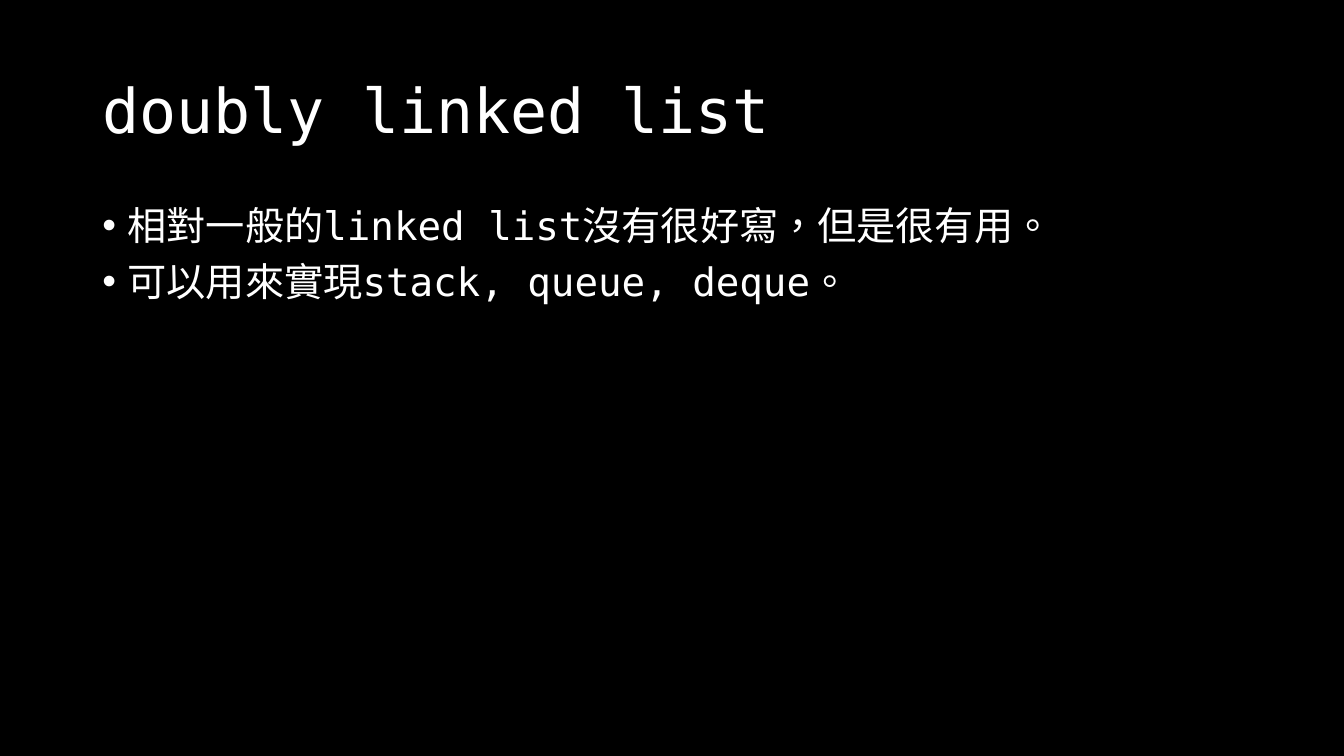
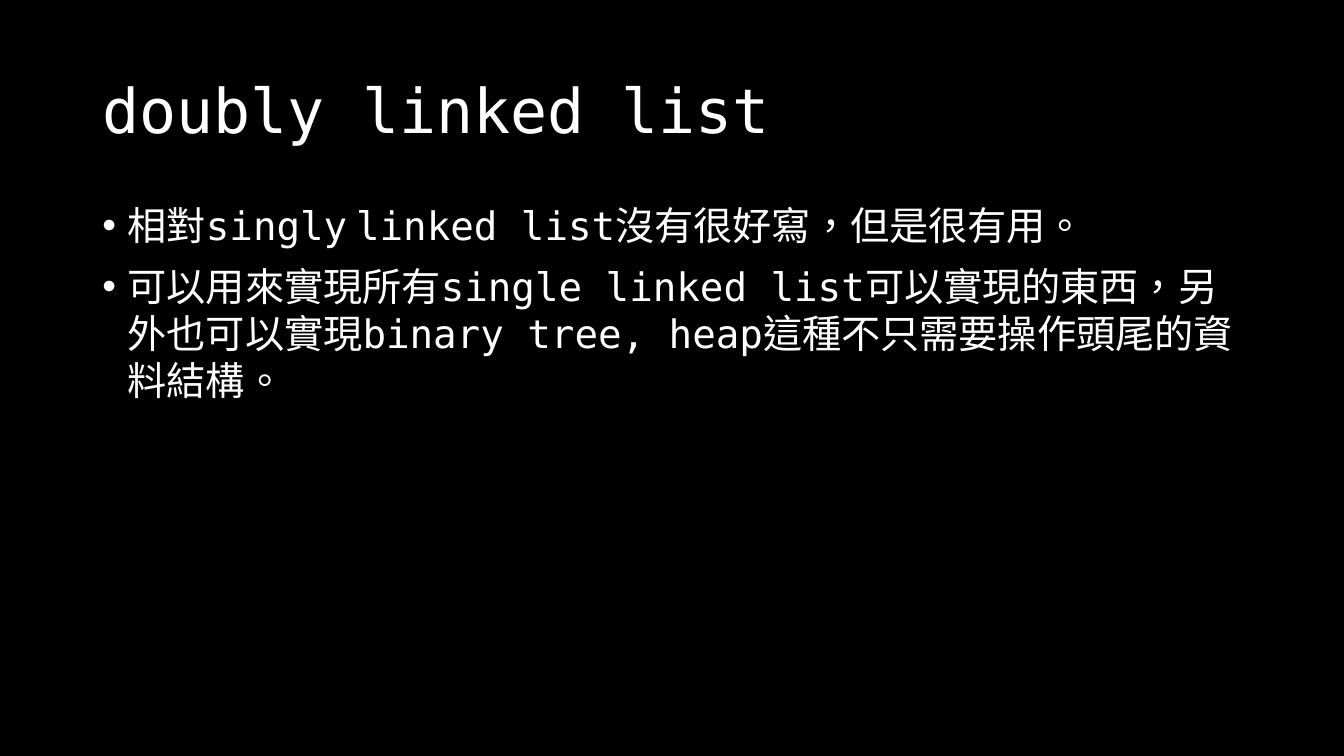
Before and after one commit to OEmiliatanO/those_c_prog_didnt_teach, a slide deck: slide 25 of Ch3/Ch3-data structure.pptx (slide 11 before the commit). Drawn at 1344x756 pixels with LibreOffice and Linux fonts; fonts in the diff are those of the drawing. Boxes give left, top, right and bottom in pixels: in the first picture for what was removed or moved away, otherwise in the second. Text is boxed around its words. In the diff, an @@ line names an element or a change of style, - is before the commit and + after.

```diff
--- a/Ch3/Ch3-data structure.pptx
+++ b/Ch3/Ch3-data structure.pptx
@@ text at (x1=128, y1=207, x2=1218, y2=398): text changed @@
-• 相對一般的linked list沒有很好寫，但是很有用。
-• 可以用來實現stack, queue, deque。
+• 相對singly linked list沒有很好寫，但是很有用。
+• 可以用來實現所有single linked list可以實現的東西，另外也可以實現binary tree, heap這種不只需要操作頭尾的資料結構。
```
Also in this commit, not shown: 34 other slides changed, 87 slides added, 2 slides removed, 3 other files.
